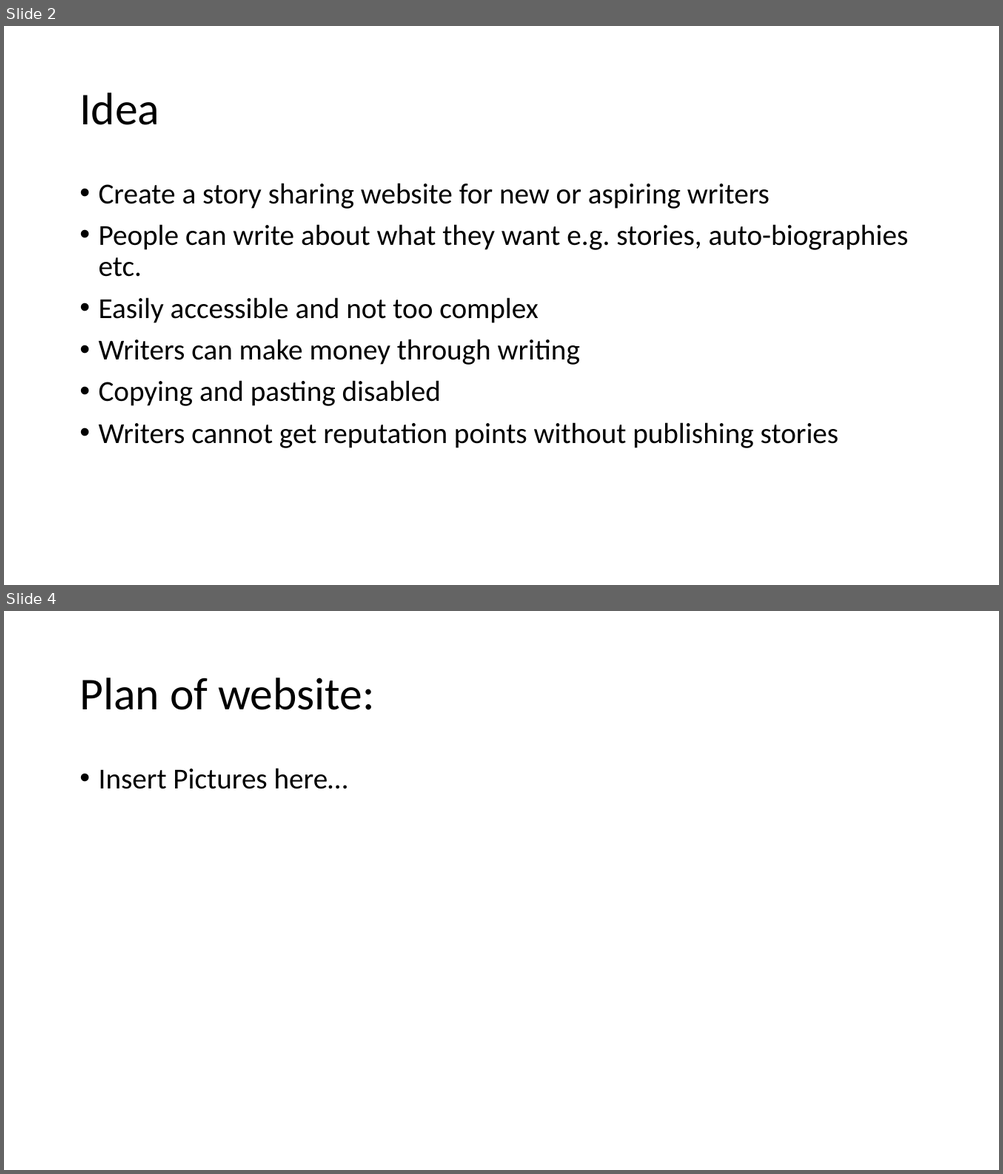
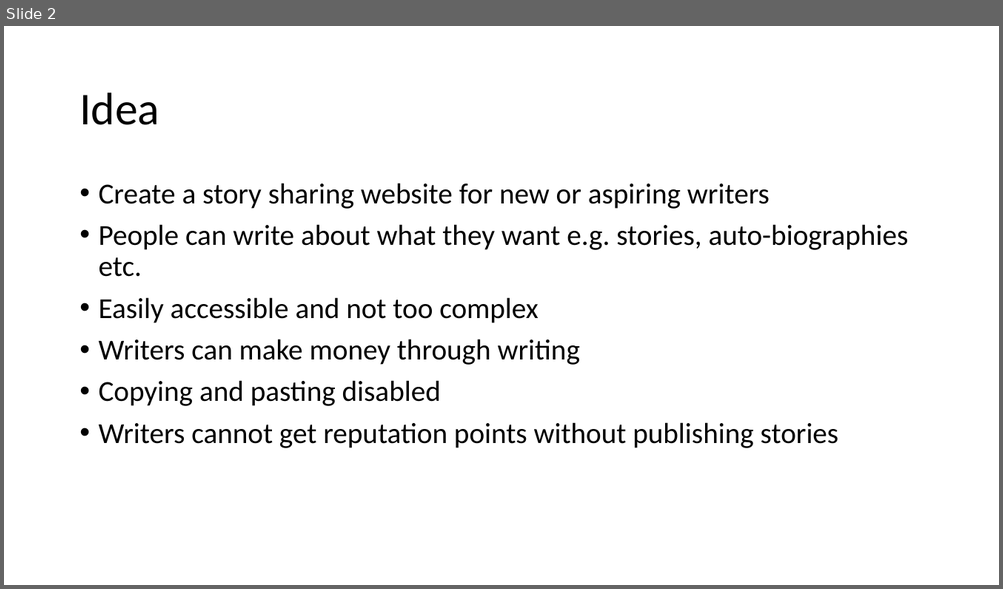
Before and after one commit to NoyanR/3hack2, a slide deck: Story Sharing Website.pptx. Shown one above the other, each under a label of ours: slides 2 and 4 before the commit, slide 2 after it; the slides between them are not shown. The pictures are 1003x1174 and 1003x589 pixels, drawn with LibreOffice and Linux fonts; fonts in the diff are those of the drawing. Boxes give left, top, right and bottom in pixels: in the first picture for what was removed or moved away, otherwise in the second. Text is boxed around its words. In the diff, an @@ line names an element or a change of style, - is before the commit and + after.

```diff
--- a/Story Sharing Website.pptx
+++ b/Story Sharing Website.pptx
@@ slide 4 removed at <box>4,611,999,1170</box>, background #FFFFFF @@
@@ title removed at <box>79,678,375,710</box> @@
-Plan of website:
@@ text removed at <box>99,768,348,789</box> @@
-• Insert Pictures here…
```
Also in this commit, not shown: 2 slides changed.
